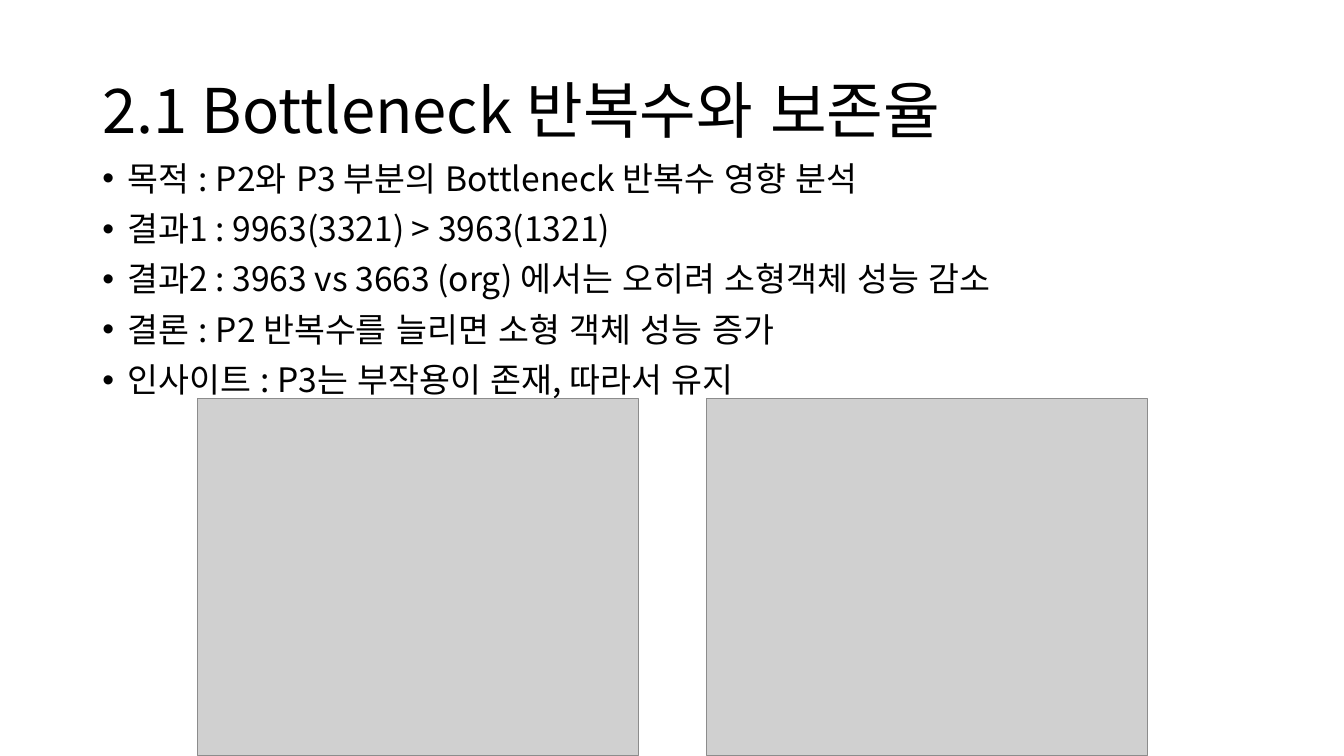
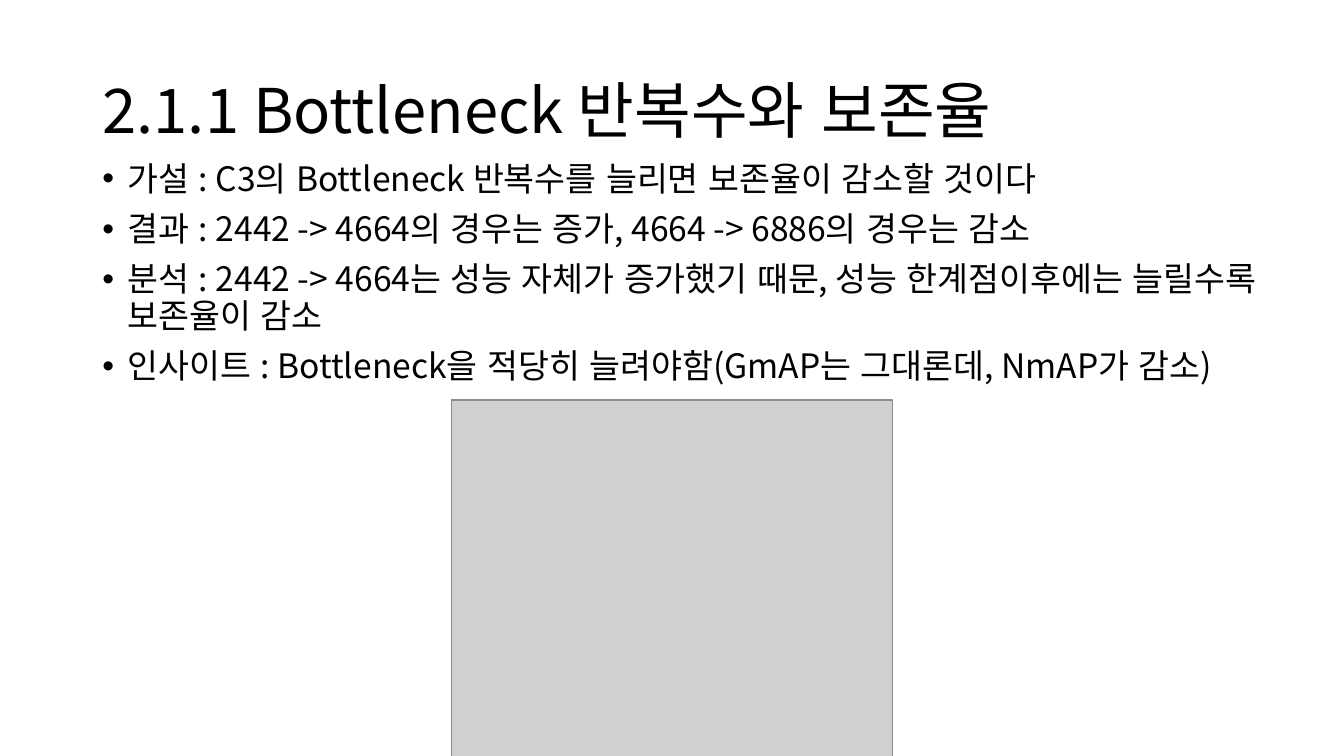
Before and after one commit to Lee-chan-hyeok/Nextchip_Autonomous_Driving_Contest, a slide deck: slide 7 of 11.25.pptx. Drawn at 1344x756 pixels with LibreOffice and Linux fonts; fonts in the diff are those of the drawing; grey boxes stand for pictures. Boxes give left, top, right and bottom in pixels: in the first picture for what was removed or moved away, otherwise in the second. Text is boxed around its words. In the diff, an @@ line names an element or a change of style, - is before the commit and + after.

```diff
--- a/11.25.pptx
+++ b/11.25.pptx
@@ title at (102,82,992,138): text changed @@
-2.1 Bottleneck 반복수와 보존율
+2.1.1 Bottleneck 반복수와 보존율
@@ text at (128,163,1257,385): text changed @@
-• 목적 : P2와 P3 부분의 Bottleneck 반복수 영향 분석
-• 결과1 : 9963(3321) > 3963(1321)
-• 결과2 : 3963 vs 3663 (org) 에서는 오히려 소형객체 성능 감소
-• 결론 : P2 반복수를 늘리면 소형 객체 성능 증가
-• 인사이트 : P3는 부작용이 존재, 따라서 유지
+• 가설 : C3의 Bottleneck 반복수를 늘리면 보존율이 감소할 것이다
+• 결과 : 2442 -> 4664의 경우는 증가, 4664 -> 6886의 경우는 감소
+• 분석 : 2442 -> 4664는 성능 자체가 증가했기 때문, 성능 한계점이후에는 늘릴수록 보존율이 감소
+• 인사이트 : Bottleneck을 적당히 늘려야함(GmAP는 그대론데, NmAP가 감소)
@@ picture removed at (198,399,639,756) @@
@@ picture added at (452,400,893,756) @@
@@ picture removed at (707,399,1148,756) @@
```
Also in this commit, not shown: 2 slides added, 1 other file.
